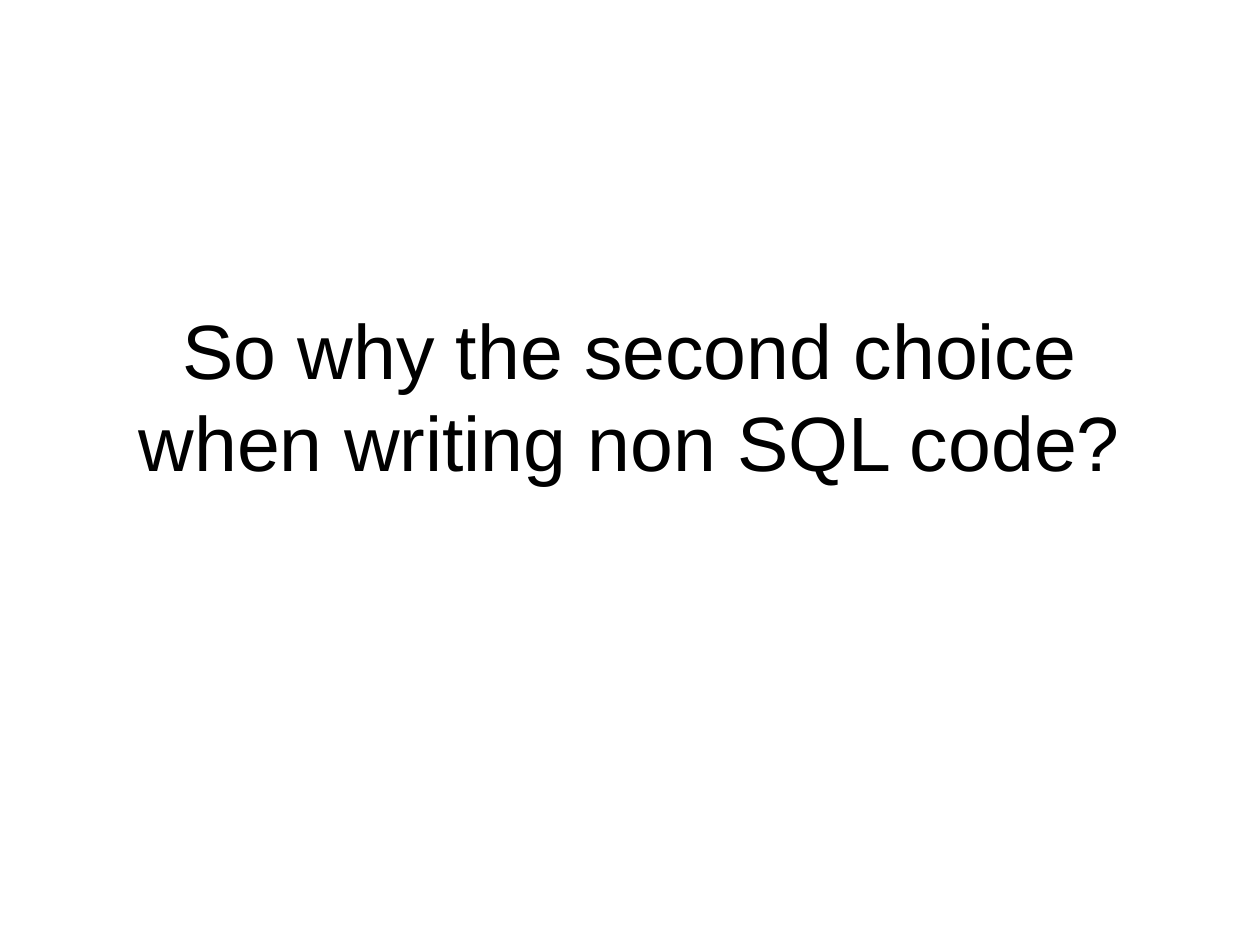
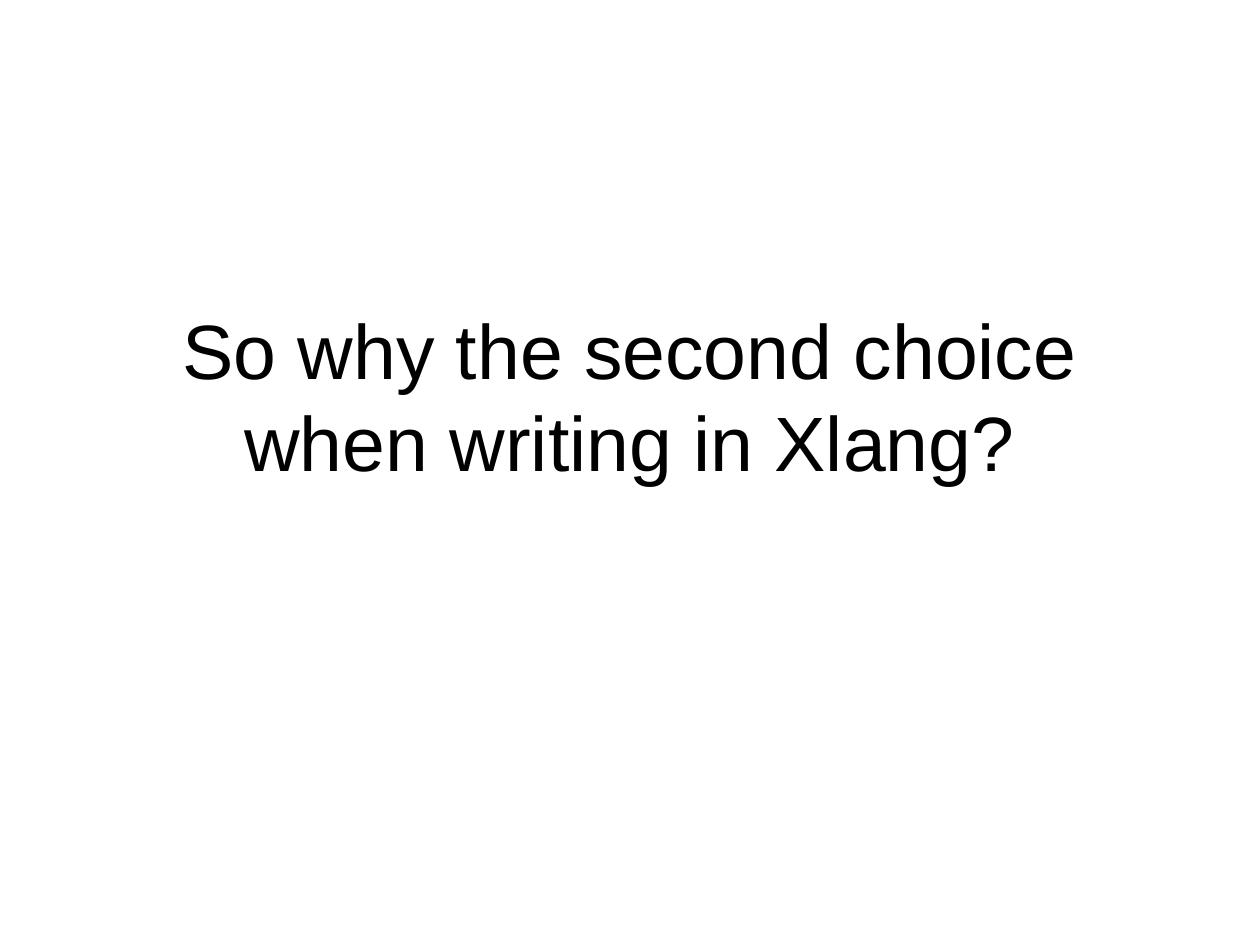
Before and after one commit to mlidbom/FSharpElevate, a slide deck: slide 4 of FSharp2.pptx (slide 3 before the commit). Drawn at 1260x945 pixels with LibreOffice and Linux fonts; fonts in the diff are those of the drawing. Boxes give left, top, right and bottom in pixels: in the first picture for what was removed or moved away, otherwise in the second. Text is boxed around its words. In the diff, an @@ line names an element or a change of style, - is before the commit and + after.

```diff
--- a/FSharp2.pptx
+++ b/FSharp2.pptx
@@ title at [182,323,1076,486]: text changed @@
-So why the second choice when writing non SQL code?
+So why the second choice when writing in Xlang?
```
Also in this commit, not shown: 8 other slides changed, 1 slide added.
